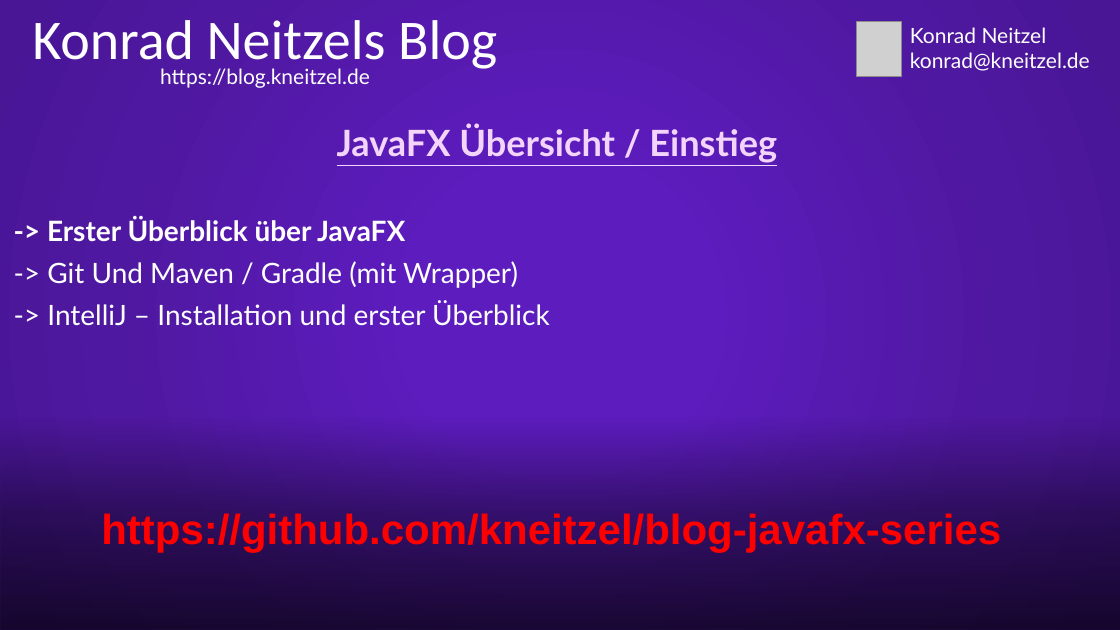
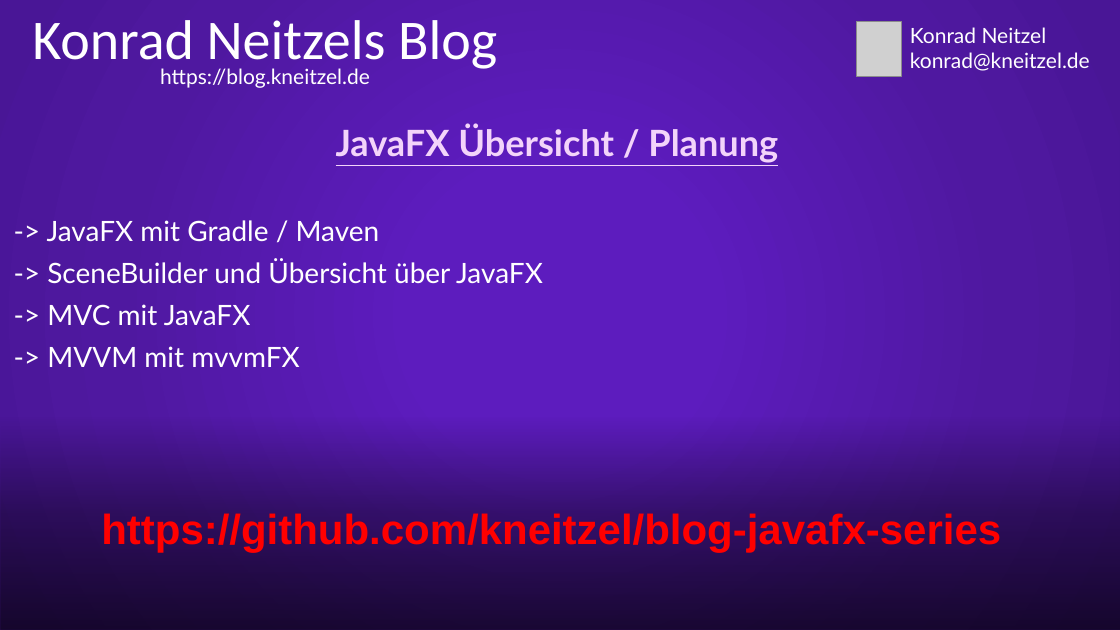
Before and after one commit to kneitzel/blog-javafx-series, a slide deck: slide 2 of Documentation/YouTube/JavaFX 01 Start-Präsentation.pptx. Drawn at 1120x630 pixels with LibreOffice and Linux fonts; fonts in the diff are those of the drawing; grey boxes stand for pictures. Boxes give left, top, right and bottom in pixels: in the first picture for what was removed or moved away, otherwise in the second. Text is boxed around its words. In the diff, an @@ line names an element or a change of style, - is before the commit and + after.

```diff
--- a/Documentation/YouTube/JavaFX 01 Start-Präsentation.pptx
+++ b/Documentation/YouTube/JavaFX 01 Start-Präsentation.pptx
@@ subtitle at (47,124,778,368): text changed @@
-JavaFX Übersicht / Einstieg
--> Erster Überblick über JavaFX
--> Git Und Maven / Gradle (mit Wrapper)
--> IntelliJ – Installation und erster Überblick
+JavaFX Übersicht / Planung
+-> JavaFX mit Gradle / Maven
+-> SceneBuilder und Übersicht über JavaFX
+-> MVC mit JavaFX
+-> MVVM mit mvvmFX
```
Also in this commit, not shown: 1 other slide changed, 2 other files.
